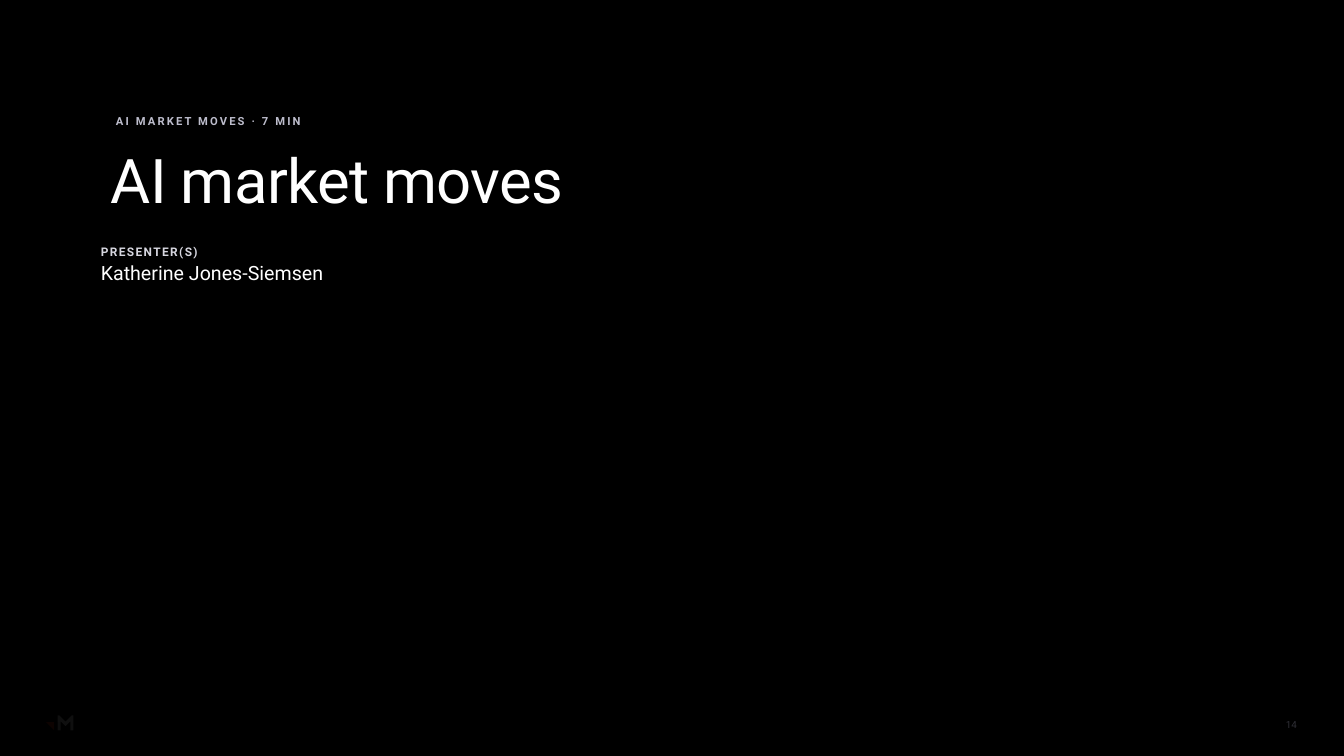
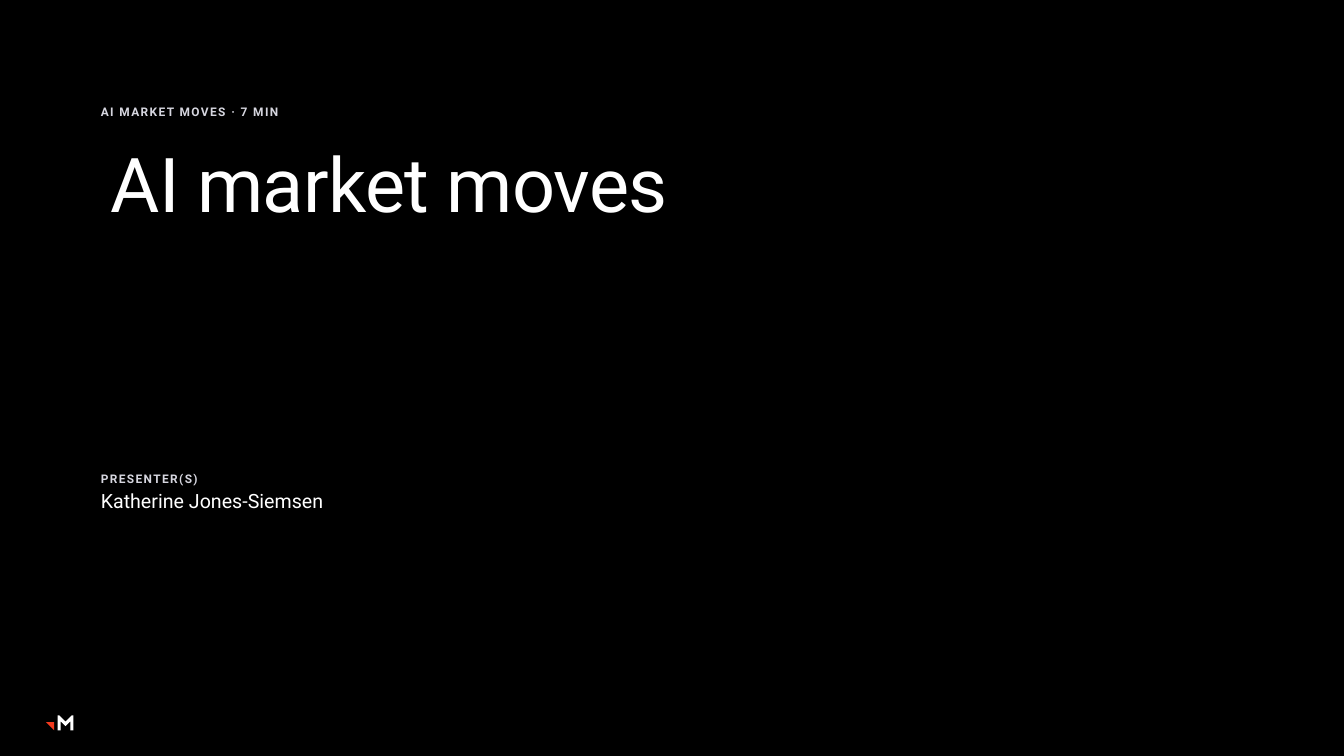
Before and after one commit to RachelHarrisMerkle/BasicMerkle, a slide deck: slide 14 of AI_Steerco_Kickoff_Shell.pptx. Drawn at 1344x756 pixels with LibreOffice and Linux fonts; fonts in the diff are those of the drawing; background and template pictures are left out; a plain dark background stands for a picture behind light text. Boxes give left, top, right and bottom in pixels: in the first picture for what was removed or moved away, otherwise in the second. Text is boxed around its words. In the diff, an @@ line names an element or a change of style, - is before the commit and + after.

```diff
--- a/AI_Steerco_Kickoff_Shell.pptx
+++ b/AI_Steerco_Kickoff_Shell.pptx
@@ rectangle removed at (0, 0, 1344, 756) @@
@@ rectangle removed at (0, 0, 1344, 756) @@
@@ rounded rectangle removed at (71, 76, 797, 354) @@
@@ text "AI MARKET MOVES · 7 ..." at (101, 107, 278, 116): size 8 to 8.5 pt, text colour #BDBDCC to #D6D6DF, letter spacing 1.5 to 1 pt; less space between paragraphs; vertical alignment bottom to top @@
@@ title "AI market moves" at (111, 155, 668, 213): size 44 to 54 pt; line spacing 0.9 to 0.85 @@
@@ text "PRESENTER(S)": place and size @@
-text "PRESENTER(S)" at (101, 247, 323, 281)
+text "PRESENTER(S)" at (101, 474, 323, 509)
@@ page number removed at (1286, 721, 1297, 726) @@
-14
```
Also in this commit, not shown: 15 other slides changed.
